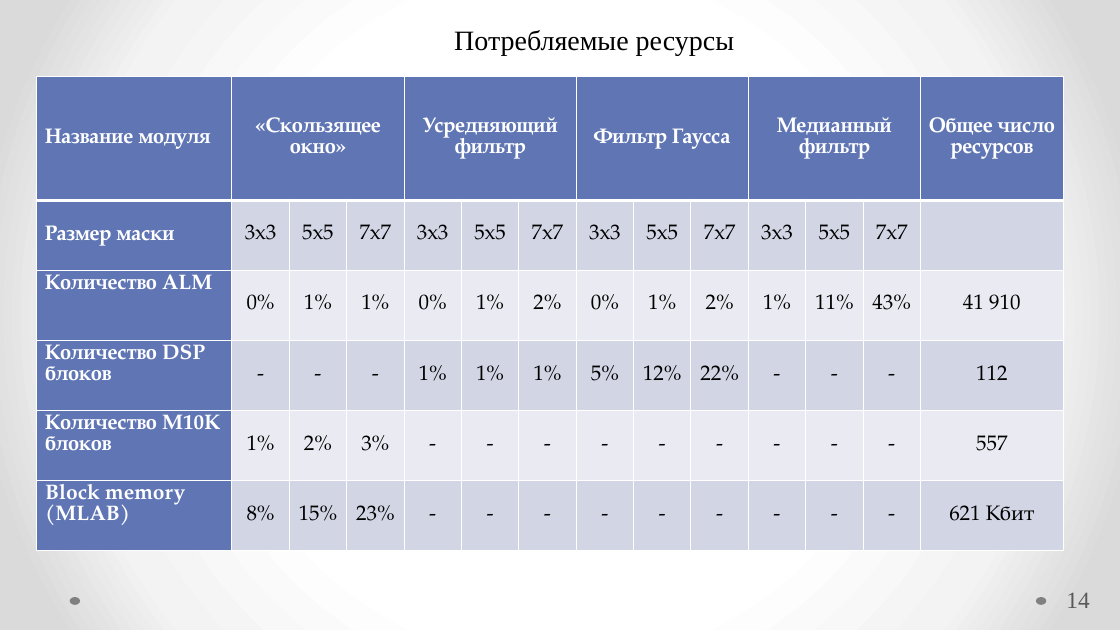
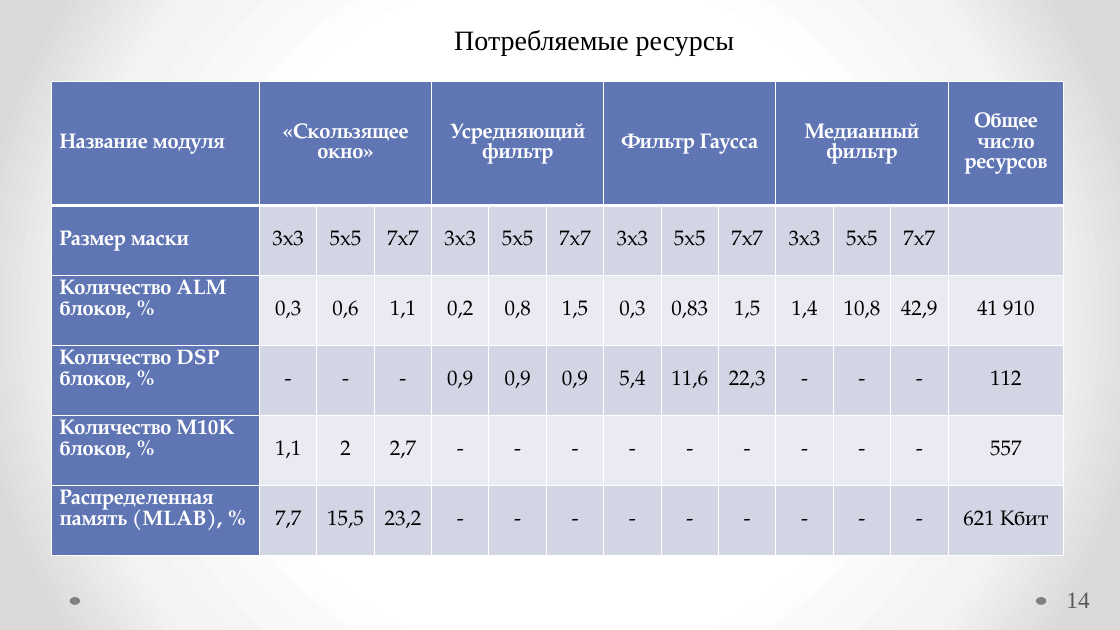
Before and after one commit to Radiophantom/master_yoda, a slide deck: slide 14 of VKR.pptx. Drawn at 1120x630 pixels with LibreOffice and Linux fonts; fonts in the diff are those of the drawing. Boxes give left, top, right and bottom in pixels: in the first picture for what was removed or moved away, otherwise in the second. Text is boxed around its words. In the diff, an @@ line names an element or a change of style, - is before the commit and + after.

```diff
--- a/VKR.pptx
+++ b/VKR.pptx
@@ table at [51,82,1061,555] @@
-row 3: Количество ALM | 0% | 1% | 1% | 0% | 1% | 2% | 0% | 1% | 2% | 1% | 11% | 43% | 41 910
+row 3: Количество ALM блоков, % | 0,3 | 0,6 | 1,1 | 0,2 | 0,8 | 1,5 | 0,3 | 0,83 | 1,5 | 1,4 | 10,8 | 42,9 | 41 910
-row 4: Количество DSP блоков | - | - | - | 1% | 1% | 1% | 5% | 12% | 22% | - | - | - | 112
+row 4: Количество DSP блоков, % | - | - | - | 0,9 | 0,9 | 0,9 | 5,4 | 11,6 | 22,3 | - | - | - | 112
-row 5: Количество M10K блоков | 1% | 2% | 3% | - | - | - | - | - | - | - | - | - | 557
+row 5: Количество M10K блоков, % | 1,1 | 2 | 2,7 | - | - | - | - | - | - | - | - | - | 557
-row 6: Block memory (MLAB) | 8% | 15% | 23% | - | - | - | - | - | - | - | - | - | 621 Кбит
+row 6: Распределенная память (MLAB), % | 7,7 | 15,5 | 23,2 | - | - | - | - | - | - | - | - | - | 621 Кбит
@@ table: place and size @@
-table at [37,76,1060,550]
+table at [51,82,1061,555]
```
Also in this commit, not shown: 13 other slides changed, 3 slides added, 2 slides removed, 1 other file.
